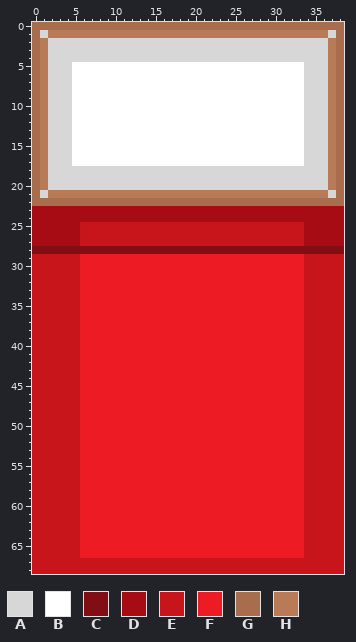
Sprite sheet: Assets/Sprites/Props/Tiles/Bed.png. The first picture shows the starting point.
The file is 39x69 pixels. Colours within 5 levels of each other are drawn and written as one.
Palette (. is transparent): A #d7d7d7  B #ffffff  C #810e14  D #a70c15  E #c8141b  F #ed1c24  G #a86d4c  H #b97a57
After the commit:
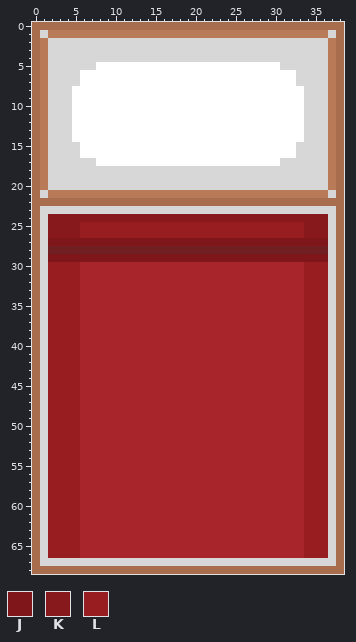
Colours new in this view: J #7f1619  K #87181b  L #981d21
The exact change:
@@ palette @@
-C #810e14
+C #702023
-F #ed1c24
+F #a8262b
@@ x 0..38 @@
  4 GHAAAAAAAAAAAAAAAAAAAAAAAAAAAAAAAAAAAHG
- 5 GHAAABBBBBBBBBBBBBBBBBBBBBBBBBBBBBAAAHG
- 6 GHAAABBBBBBBBBBBBBBBBBBBBBBBBBBBBBAAAHG
- 7 GHAAABBBBBBBBBBBBBBBBBBBBBBBBBBBBBAAAHG
+ 5 GHAAAAAABBBBBBBBBBBBBBBBBBBBBBBAAAAAAHG
+ 6 GHAAAABBBBBBBBBBBBBBBBBBBBBBBBBBBAAAAHG
+ 7 GHAAAABBBBBBBBBBBBBBBBBBBBBBBBBBBAAAAHG
  8 GHAAABBBBBBBBBBBBBBBBBBBBBBBBBBBBBAAAHG
@@ x 0..38 @@
 14 GHAAABBBBBBBBBBBBBBBBBBBBBBBBBBBBBAAAHG
-15 GHAAABBBBBBBBBBBBBBBBBBBBBBBBBBBBBAAAHG
-16 GHAAABBBBBBBBBBBBBBBBBBBBBBBBBBBBBAAAHG
-17 GHAAABBBBBBBBBBBBBBBBBBBBBBBBBBBBBAAAHG
+15 GHAAAABBBBBBBBBBBBBBBBBBBBBBBBBBBAAAAHG
+16 GHAAAABBBBBBBBBBBBBBBBBBBBBBBBBBBAAAAHG
+17 GHAAAAAABBBBBBBBBBBBBBBBBBBBBBBAAAAAAHG
 18 GHAAAAAAAAAAAAAAAAAAAAAAAAAAAAAAAAAAAHG
@@ x 0..38 @@
 22 GGGGGGGGGGGGGGGGGGGGGGGGGGGGGGGGGGGGGGG
-23 DDDDDDDDDDDDDDDDDDDDDDDDDDDDDDDDDDDDDDD
-24 DDDDDDDDDDDDDDDDDDDDDDDDDDDDDDDDDDDDDDD
-25 DDDDDDEEEEEEEEEEEEEEEEEEEEEEEEEEEEDDDDD
-26 DDDDDDEEEEEEEEEEEEEEEEEEEEEEEEEEEEDDDDD
-27 DDDDDDEEEEEEEEEEEEEEEEEEEEEEEEEEEEDDDDD
-28 CCCCCCCCCCCCCCCCCCCCCCCCCCCCCCCCCCCCCCC
-29 EEEEEEFFFFFFFFFFFFFFFFFFFFFFFFFFFFEEEEE
-30 EEEEEEFFFFFFFFFFFFFFFFFFFFFFFFFFFFEEEEE
-31 EEEEEEFFFFFFFFFFFFFFFFFFFFFFFFFFFFEEEEE
-32 EEEEEEFFFFFFFFFFFFFFFFFFFFFFFFFFFFEEEEE
-33 EEEEEEFFFFFFFFFFFFFFFFFFFFFFFFFFFFEEEEE
-34 EEEEEEFFFFFFFFFFFFFFFFFFFFFFFFFFFFEEEEE
-35 EEEEEEFFFFFFFFFFFFFFFFFFFFFFFFFFFFEEEEE
-36 EEEEEEFFFFFFFFFFFFFFFFFFFFFFFFFFFFEEEEE
-37 EEEEEEFFFFFFFFFFFFFFFFFFFFFFFFFFFFEEEEE
-38 EEEEEEFFFFFFFFFFFFFFFFFFFFFFFFFFFFEEEEE
-39 EEEEEEFFFFFFFFFFFFFFFFFFFFFFFFFFFFEEEEE
-40 EEEEEEFFFFFFFFFFFFFFFFFFFFFFFFFFFFEEEEE
-41 EEEEEEFFFFFFFFFFFFFFFFFFFFFFFFFFFFEEEEE
-42 EEEEEEFFFFFFFFFFFFFFFFFFFFFFFFFFFFEEEEE
-43 EEEEEEFFFFFFFFFFFFFFFFFFFFFFFFFFFFEEEEE
-44 EEEEEEFFFFFFFFFFFFFFFFFFFFFFFFFFFFEEEEE
-45 EEEEEEFFFFFFFFFFFFFFFFFFFFFFFFFFFFEEEEE
-46 EEEEEEFFFFFFFFFFFFFFFFFFFFFFFFFFFFEEEEE
-47 EEEEEEFFFFFFFFFFFFFFFFFFFFFFFFFFFFEEEEE
-48 EEEEEEFFFFFFFFFFFFFFFFFFFFFFFFFFFFEEEEE
-49 EEEEEEFFFFFFFFFFFFFFFFFFFFFFFFFFFFEEEEE
-50 EEEEEEFFFFFFFFFFFFFFFFFFFFFFFFFFFFEEEEE
-51 EEEEEEFFFFFFFFFFFFFFFFFFFFFFFFFFFFEEEEE
-52 EEEEEEFFFFFFFFFFFFFFFFFFFFFFFFFFFFEEEEE
-53 EEEEEEFFFFFFFFFFFFFFFFFFFFFFFFFFFFEEEEE
-54 EEEEEEFFFFFFFFFFFFFFFFFFFFFFFFFFFFEEEEE
-55 EEEEEEFFFFFFFFFFFFFFFFFFFFFFFFFFFFEEEEE
-56 EEEEEEFFFFFFFFFFFFFFFFFFFFFFFFFFFFEEEEE
-57 EEEEEEFFFFFFFFFFFFFFFFFFFFFFFFFFFFEEEEE
-58 EEEEEEFFFFFFFFFFFFFFFFFFFFFFFFFFFFEEEEE
-59 EEEEEEFFFFFFFFFFFFFFFFFFFFFFFFFFFFEEEEE
-60 EEEEEEFFFFFFFFFFFFFFFFFFFFFFFFFFFFEEEEE
-61 EEEEEEFFFFFFFFFFFFFFFFFFFFFFFFFFFFEEEEE
-62 EEEEEEFFFFFFFFFFFFFFFFFFFFFFFFFFFFEEEEE
-63 EEEEEEFFFFFFFFFFFFFFFFFFFFFFFFFFFFEEEEE
-64 EEEEEEFFFFFFFFFFFFFFFFFFFFFFFFFFFFEEEEE
-65 EEEEEEFFFFFFFFFFFFFFFFFFFFFFFFFFFFEEEEE
-66 EEEEEEFFFFFFFFFFFFFFFFFFFFFFFFFFFFEEEEE
-67 EEEEEEEEEEEEEEEEEEEEEEEEEEEEEEEEEEEEEEE
-68 EEEEEEEEEEEEEEEEEEEEEEEEEEEEEEEEEEEEEEE
+23 GAAAAAAAAAAAAAAAAAAAAAAAAAAAAAAAAAAAAAG
+24 GAKKKKKKKKKKKKKKKKKKKKKKKKKKKKKKKKKKKAG
+25 GAKKKKLLLLLLLLLLLLLLLLLLLLLLLLLLLLKKKAG
+26 GAKKKKLLLLLLLLLLLLLLLLLLLLLLLLLLLLKKKAG
+27 GAJJJJJJJJJJJJJJJJJJJJJJJJJJJJJJJJJJJAG
+28 GACCCCCCCCCCCCCCCCCCCCCCCCCCCCCCCCCCCAG
+29 GAJJJJJJJJJJJJJJJJJJJJJJJJJJJJJJJJJJJAG
+30 GALLLLFFFFFFFFFFFFFFFFFFFFFFFFFFFFLLLAG
+31 GALLLLFFFFFFFFFFFFFFFFFFFFFFFFFFFFLLLAG
+32 GALLLLFFFFFFFFFFFFFFFFFFFFFFFFFFFFLLLAG
+33 GALLLLFFFFFFFFFFFFFFFFFFFFFFFFFFFFLLLAG
+34 GALLLLFFFFFFFFFFFFFFFFFFFFFFFFFFFFLLLAG
+35 GALLLLFFFFFFFFFFFFFFFFFFFFFFFFFFFFLLLAG
+36 GALLLLFFFFFFFFFFFFFFFFFFFFFFFFFFFFLLLAG
+37 GALLLLFFFFFFFFFFFFFFFFFFFFFFFFFFFFLLLAG
+38 GALLLLFFFFFFFFFFFFFFFFFFFFFFFFFFFFLLLAG
+39 GALLLLFFFFFFFFFFFFFFFFFFFFFFFFFFFFLLLAG
+40 GALLLLFFFFFFFFFFFFFFFFFFFFFFFFFFFFLLLAG
+41 GALLLLFFFFFFFFFFFFFFFFFFFFFFFFFFFFLLLAG
+42 GALLLLFFFFFFFFFFFFFFFFFFFFFFFFFFFFLLLAG
+43 GALLLLFFFFFFFFFFFFFFFFFFFFFFFFFFFFLLLAG
+44 GALLLLFFFFFFFFFFFFFFFFFFFFFFFFFFFFLLLAG
+45 GALLLLFFFFFFFFFFFFFFFFFFFFFFFFFFFFLLLAG
+46 GALLLLFFFFFFFFFFFFFFFFFFFFFFFFFFFFLLLAG
+47 GALLLLFFFFFFFFFFFFFFFFFFFFFFFFFFFFLLLAG
+48 GALLLLFFFFFFFFFFFFFFFFFFFFFFFFFFFFLLLAG
+49 GALLLLFFFFFFFFFFFFFFFFFFFFFFFFFFFFLLLAG
+50 GALLLLFFFFFFFFFFFFFFFFFFFFFFFFFFFFLLLAG
+51 GALLLLFFFFFFFFFFFFFFFFFFFFFFFFFFFFLLLAG
+52 GALLLLFFFFFFFFFFFFFFFFFFFFFFFFFFFFLLLAG
+53 GALLLLFFFFFFFFFFFFFFFFFFFFFFFFFFFFLLLAG
+54 GALLLLFFFFFFFFFFFFFFFFFFFFFFFFFFFFLLLAG
+55 GALLLLFFFFFFFFFFFFFFFFFFFFFFFFFFFFLLLAG
+56 GALLLLFFFFFFFFFFFFFFFFFFFFFFFFFFFFLLLAG
+57 GALLLLFFFFFFFFFFFFFFFFFFFFFFFFFFFFLLLAG
+58 GALLLLFFFFFFFFFFFFFFFFFFFFFFFFFFFFLLLAG
+59 GALLLLFFFFFFFFFFFFFFFFFFFFFFFFFFFFLLLAG
+60 GALLLLFFFFFFFFFFFFFFFFFFFFFFFFFFFFLLLAG
+61 GALLLLFFFFFFFFFFFFFFFFFFFFFFFFFFFFLLLAG
+62 GALLLLFFFFFFFFFFFFFFFFFFFFFFFFFFFFLLLAG
+63 GALLLLFFFFFFFFFFFFFFFFFFFFFFFFFFFFLLLAG
+64 GALLLLFFFFFFFFFFFFFFFFFFFFFFFFFFFFLLLAG
+65 GALLLLFFFFFFFFFFFFFFFFFFFFFFFFFFFFLLLAG
+66 GALLLLFFFFFFFFFFFFFFFFFFFFFFFFFFFFLLLAG
+67 GAAAAAAAAAAAAAAAAAAAAAAAAAAAAAAAAAAAAAG
+68 GGGGGGGGGGGGGGGGGGGGGGGGGGGGGGGGGGGGGGG
